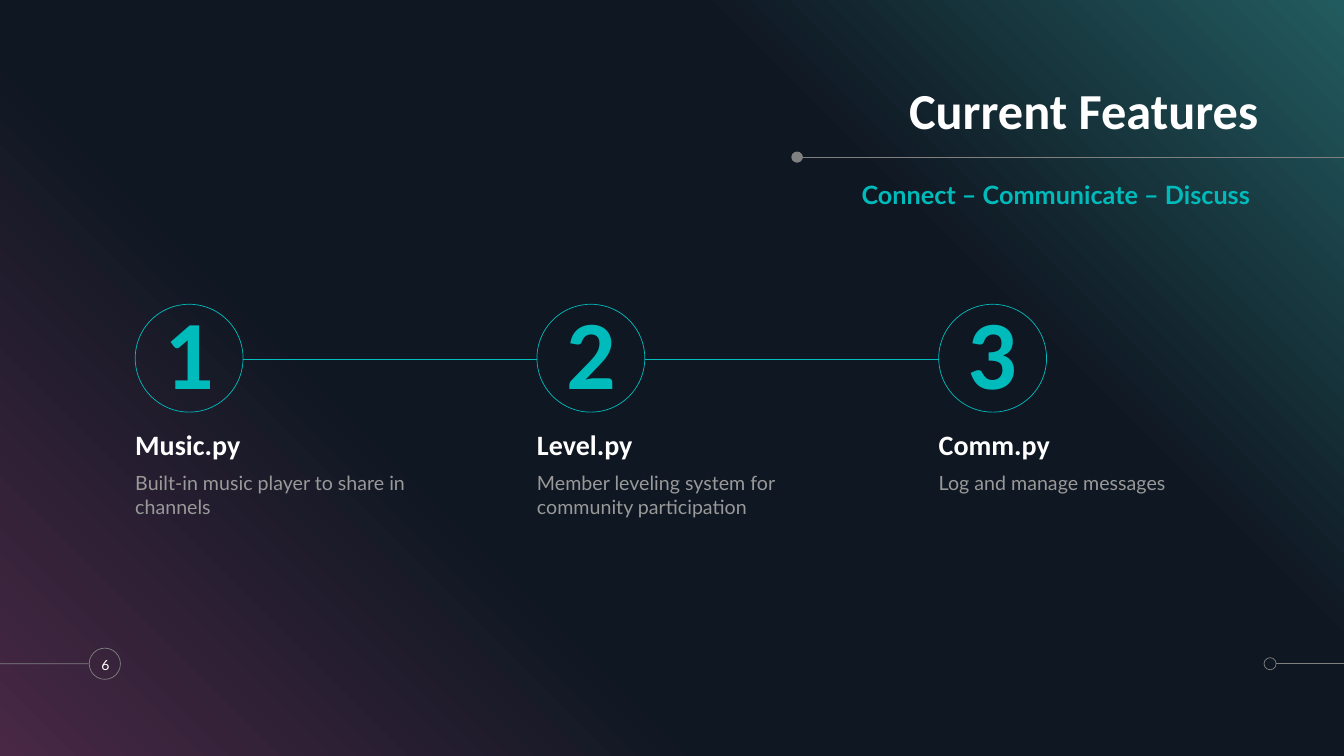
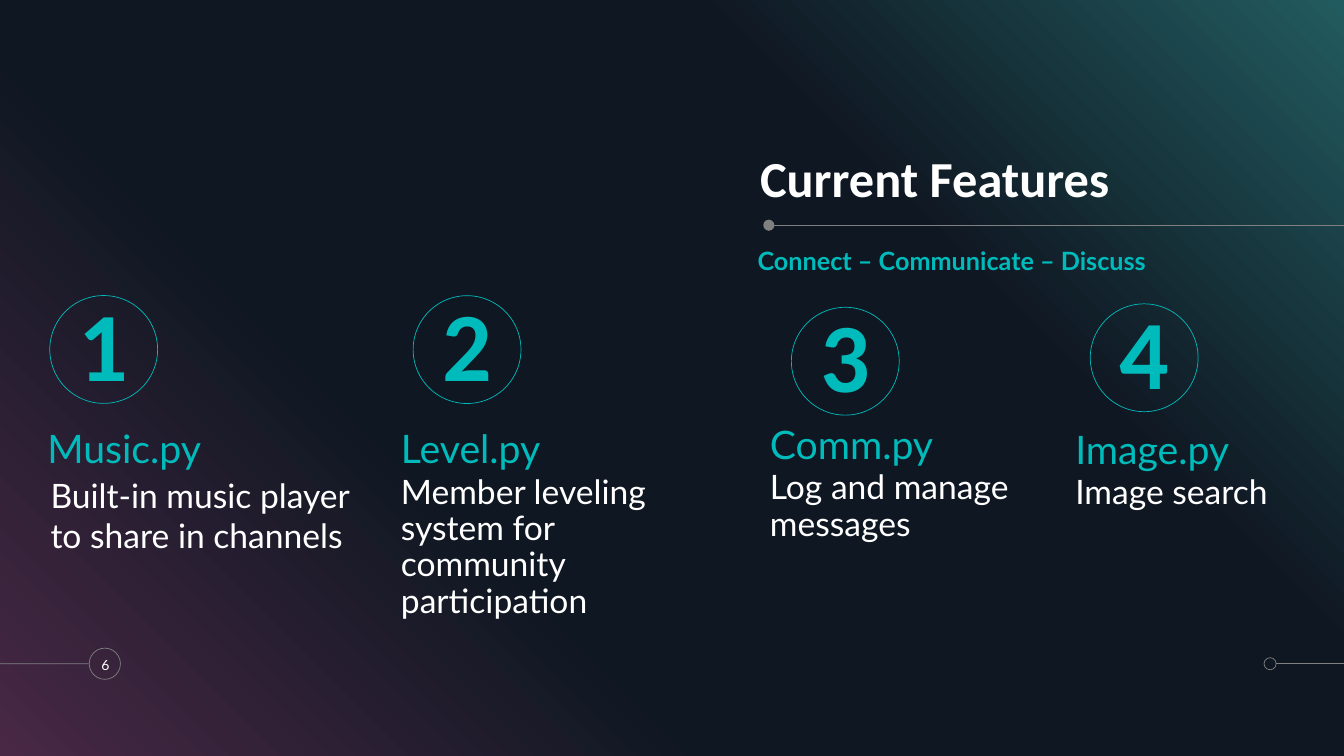
Before and after one commit to Deffdread/RDB-V2-Chatbot, a slide deck: slide 6 of Documents/3XA3_Presentation_2.pptx. Drawn at 1344x756 pixels with LibreOffice and Linux fonts; fonts in the diff are those of the drawing. Boxes give left, top, right and bottom in pixels: in the first picture for what was removed or moved away, otherwise in the second. Text is boxed around its words. In the diff, an @@ line names an element or a change of style, - is before the commit and + after.

Commit message:
pptx

```diff
--- a/Documents/3XA3_Presentation_2.pptx
+++ b/Documents/3XA3_Presentation_2.pptx
@@ title "Current Features" moved from (x1=909, y1=96, x2=1258, y2=130) to (x1=760, y1=164, x2=1109, y2=198) @@
@@ title "Current Features" at (x1=760, y1=164, x2=1109, y2=198): alignment right to left @@
@@ ellipse moved from (x1=791, y1=151, x2=804, y2=162) to (x1=763, y1=220, x2=774, y2=231) @@
@@ line moved from (1344, 157) - (801, 157) to (1344, 225) - (772, 225) @@
@@ text "Connect – Communicate – Discuss" at (x1=758, y1=251, x2=1146, y2=270): alignment right to left @@
@@ text "Connect – Communicate – Discuss" moved from (x1=862, y1=185, x2=1250, y2=204) to (x1=758, y1=251, x2=1146, y2=270) @@
@@ ellipse "1" moved from (x1=135, y1=304, x2=243, y2=412) to (x1=49, y1=295, x2=157, y2=403) @@
@@ ellipse "2" moved from (x1=537, y1=304, x2=645, y2=412) to (x1=413, y1=295, x2=521, y2=403) @@
@@ text to ellipse in 3 elements at (x1=49, y1=295, x2=157, y2=403), (x1=413, y1=295, x2=521, y2=403), (x1=791, y1=308, x2=899, y2=415) @@
@@ ellipse "3" moved from (x1=939, y1=304, x2=1047, y2=412) to (x1=791, y1=308, x2=899, y2=415) @@
@@ ellipse added at (x1=1091, y1=303, x2=1199, y2=411), outline #00BBBB 0.5 pt, 70 pt, text none, bold @@
+4
@@ line removed from (243, 359) to (537, 359) @@
@@ line removed from (645, 359) to (939, 359) @@
@@ text "Music.py" moved from (x1=135, y1=435, x2=240, y2=460) to (x1=47, y1=434, x2=201, y2=470) @@
@@ text "Level.py" moved from (x1=537, y1=435, x2=633, y2=460) to (x1=401, y1=434, x2=540, y2=470) @@
@@ size 20 to 28 pt, font Calibri to Lato, text colour #FFFFFF to #00BBBB, bold off; more space between paragraphs; vertical alignment bottom to top in 3 elements at (x1=47, y1=434, x2=201, y2=470), (x1=401, y1=434, x2=540, y2=470), (x1=770, y1=430, x2=933, y2=466) @@
@@ text "Comm.py" moved from (x1=939, y1=436, x2=1050, y2=460) to (x1=770, y1=430, x2=933, y2=466) @@
@@ text added at (x1=1075, y1=436, x2=1229, y2=471), 28 pt, text #00BBBB @@
+Image.py
@@ text "Built-in music player to share ..." moved from (x1=135, y1=475, x2=405, y2=514) to (x1=51, y1=483, x2=350, y2=549) @@
@@ text "Built-in music player to share ..." at (x1=51, y1=483, x2=350, y2=549): size 14 to 24 pt, text colour #999999 to #FFFFFF @@
@@ text "Member leveling system for community ..." moved from (x1=537, y1=475, x2=775, y2=518) to (x1=401, y1=479, x2=646, y2=619) @@
@@ text "Member leveling system for community ..." at (x1=401, y1=479, x2=646, y2=619): size 14 to 24 pt, text colour #999999 to #FFFFFF; line spacing 1 to 0.9; more space between paragraphs @@
@@ text "Log and manage messages" at (x1=770, y1=474, x2=1009, y2=542): size 14 to 24 pt, text colour #999999 to #FFFFFF; line spacing 1 to 0.9; more space between paragraphs @@
@@ text "Log and manage messages" moved from (x1=939, y1=475, x2=1165, y2=494) to (x1=770, y1=474, x2=1009, y2=542) @@
@@ text added at (x1=1075, y1=479, x2=1267, y2=510), 24 pt, text #FFFFFF @@
+Image search
```
Also in this commit, not shown: 1 other slide changed, 2 other files.
